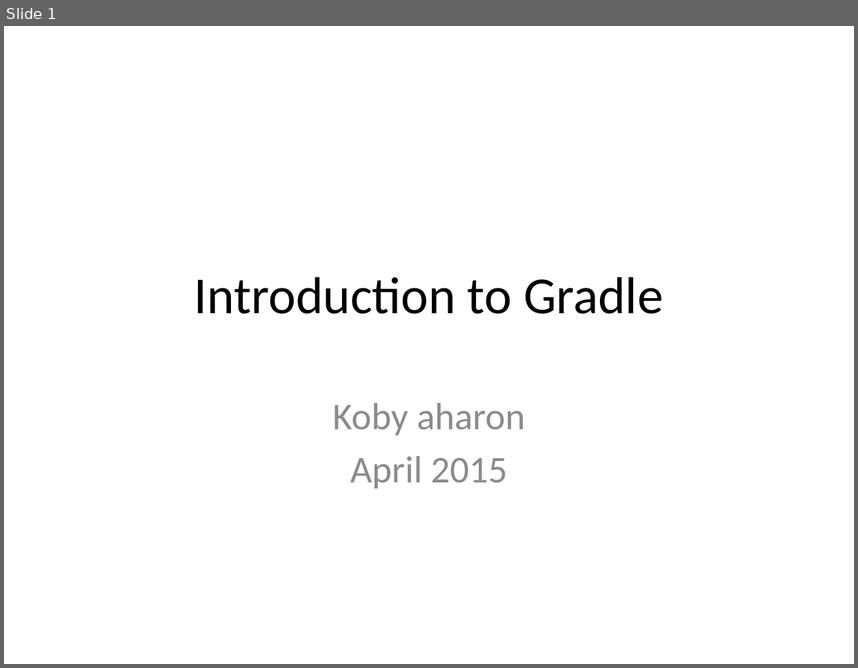
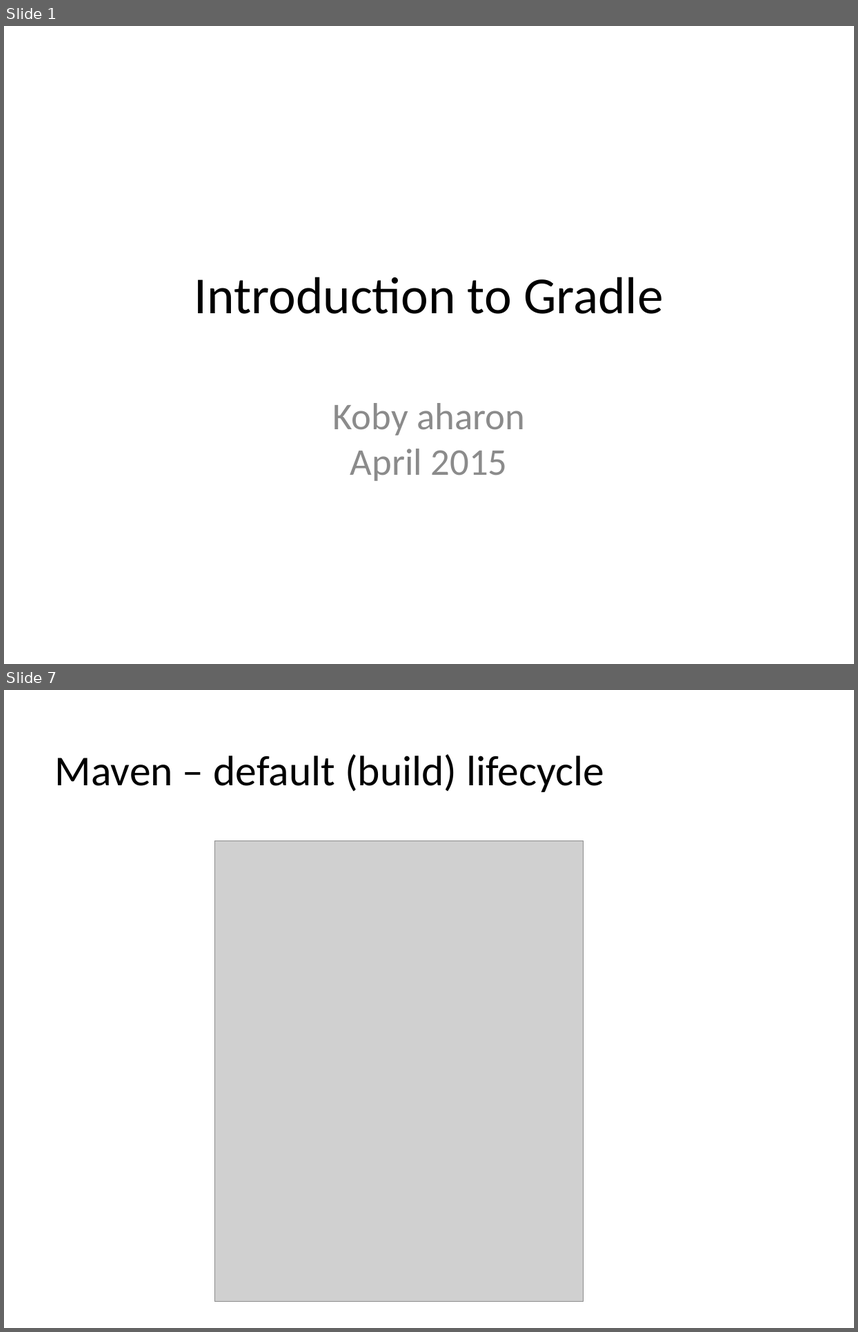
Before and after one commit to kob-aha/gradle-presentation-old, a slide deck: presentation/Introduction to Gradle.pptx. Shown one above the other, each under a label of ours: slide 1 before the commit, slides 1 and 7 after it; the slides between them are not shown. The pictures are 858x668 and 858x1332 pixels, drawn with LibreOffice and Linux fonts; fonts in the diff are those of the drawing; grey boxes stand for pictures. Boxes give left, top, right and bottom in pixels: in the first picture for what was removed or moved away, otherwise in the second. Text is boxed around its words. In the diff, an @@ line names an element or a change of style, - is before the commit and + after.

```diff
--- a/presentation/Introduction to Gradle.pptx
+++ b/presentation/Introduction to Gradle.pptx
@@ slide 7 added at (4,690,854,1328), background #FFFFFF @@
@@ text added at (55,754,605,792), 36 pt, text #000000 @@
+Maven – default (build) lifecycle
@@ picture added at (215,840,583,1301) @@
@@ slide 1 changed as well @@
@@ text "Koby aharon" at (332,403,525,481): text colour #8C8C8C to #8B8B8B; less space between paragraphs @@
```
Also in this commit, not shown: 9 other slides added, 1 slide removed, 11 other files.
